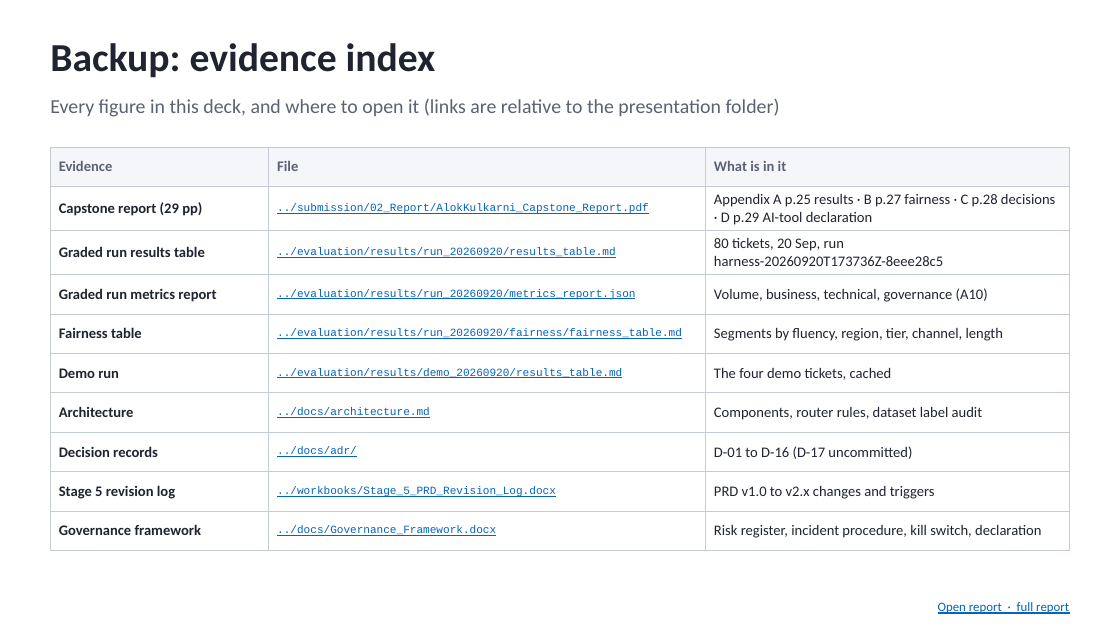
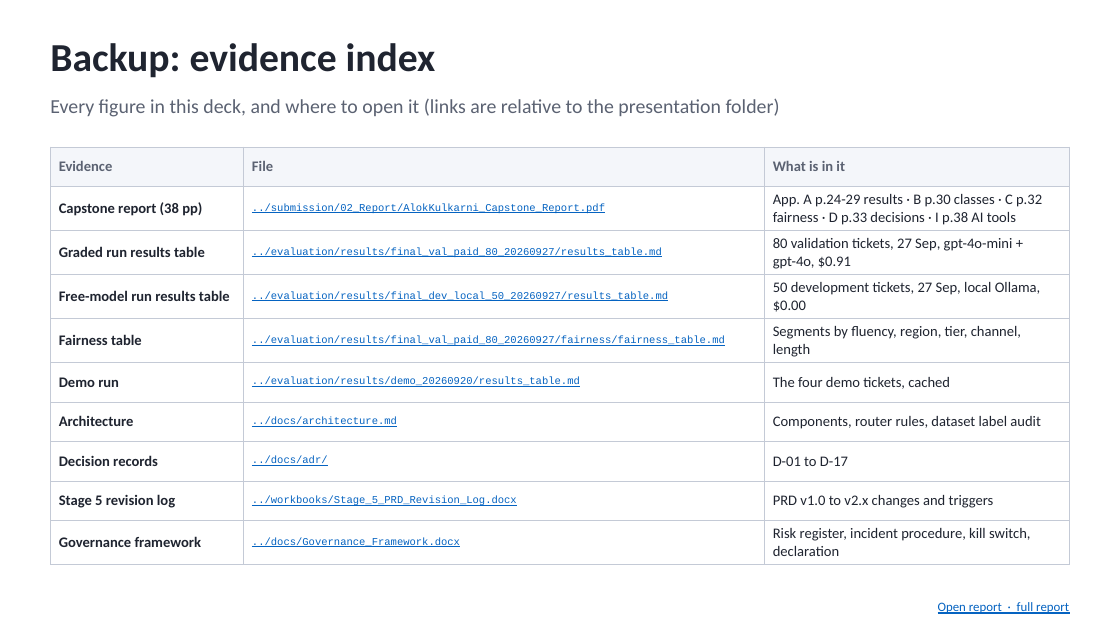
Before and after one commit to coolalok/fde-capstone, a slide deck: slide 23 of presentation/AlokKulkarni_Capstone_Presentation.pptx. Drawn at 1120x630 pixels with LibreOffice and Linux fonts; fonts in the diff are those of the drawing. Boxes give left, top, right and bottom in pixels: in the first picture for what was removed or moved away, otherwise in the second. Text is boxed around its words. In the diff, an @@ line names an element or a change of style, - is before the commit and + after.

```diff
--- a/presentation/AlokKulkarni_Capstone_Presentation.pptx
+++ b/presentation/AlokKulkarni_Capstone_Presentation.pptx
@@ table at <box>50,147,1070,560</box> @@
-row 2, column 1: Capstone report (29 pp)
+row 2, column 1: Capstone report (38 pp)
-row 2, column 3: Appendix A p.25 results · B p.27 fairness · C p.28 decisions · D p.29 AI-tool declaration
+row 2, column 3: App. A p.24-29 results · B p.30 classes · C p.32 fairness · D p.33 decisions · I p.38 AI tools
-row 3, column 2: ../evaluation/results/run_20260920/results_table.md
+row 3, column 2: ../evaluation/results/final_val_paid_80_20260927/results_table.md
-row 3, column 3: 80 tickets, 20 Sep, run harness-20260920T173736Z-8eee28c5
+row 3, column 3: 80 validation tickets, 27 Sep, gpt-4o-mini + gpt-4o, $0.91
-row 4: Graded run metrics report | ../evaluation/results/run_20260920/metrics_report.json | Volume, business, technical, governance (A10)
+row 4: Free-model run results table | ../evaluation/results/final_dev_local_50_20260927/results_table.md | 50 development tickets, 27 Sep, local Ollama, $0.00
-row 5, column 2: ../evaluation/results/run_20260920/fairness/fairness_table.md
+row 5, column 2: ../evaluation/results/final_val_paid_80_20260927/fairness/fairness_table.md
-row 8, column 3: D-01 to D-16 (D-17 uncommitted)
+row 8, column 3: D-01 to D-17
@@ size 9.5 to 9 pt in "../submission/02_Report/AlokKulkarni_Capstone_Report.pdf", "../evaluation/results/demo_20260920/results_table.md", "../docs/architecture.md", "../docs/adr/" and 2 more places @@
```
Also in this commit, not shown: 20 other slides changed, 2 slides added, 2 slides removed, 13 other files.
